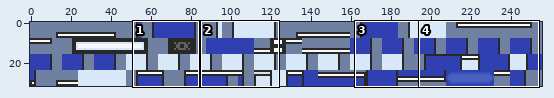
File history of a sprite sheet, Graphics/MenuTiles.png. Above: a wide view before the commit, with the close-up outlined.
Close-up. First the earlier version:
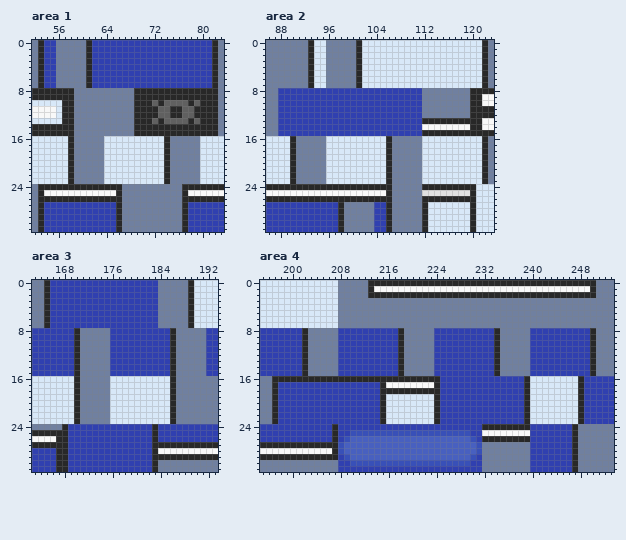
The file is 256x32 pixels. Shown: area 1: x 52..83, y 0..31; area 2: x 86..123, y 0..31; area 3: x 163..193, y 0..31; area 4: x 195..253, y 0..31. The commit also changed other parts of the picture, which this record leaves out.
The same view after the edit:
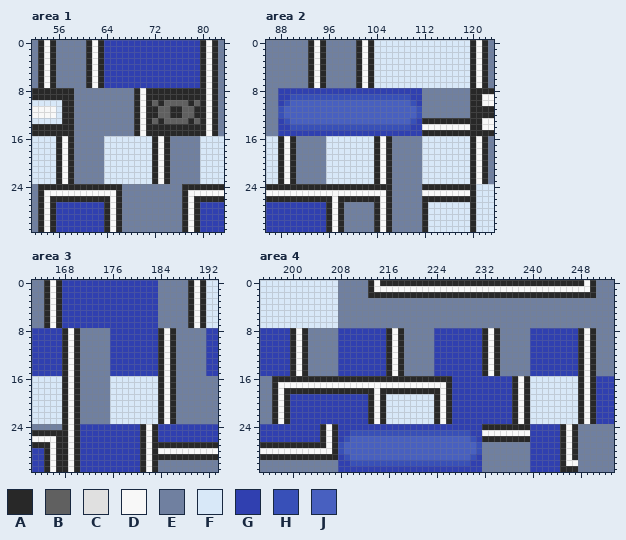
Palette (. is transparent): A #282828  B #606060  C #e0e0e0  D #f8f8f8  E #7080a0  F #d8e8f8  G #3040b0  H #3850b8  J #4860c0
Difference:
Changed rows in their new state; - is an unchanged pixel.
Area 1:
first column x 54:
 0 DA------DA----------------AD
 1 DA------DA----------------AD
 2 DA------DA----------------AD
 3 DA------DA----------------AD
 4 DA------DA----------------AD
 5 DA------DA----------------AD
 6 DA------DA----------------AD
 7 DA------DA----------------AD
 8 ----------------D----------D
 9 ----------------D----------D
10 ----------------D----------D
11 ----------------D----------D
12 ----------------D----------D
13 ----------------D----------D
14 ----------------D----------D
15 ----------------D----------D
16 --AD--------------AD--------
17 --AD--------------AD--------
18 --AD--------------AD--------
19 --AD--------------AD--------
20 --AD--------------AD--------
21 --AD--------------AD--------
22 --AD--------------AD--------
23 --AD--------------AD--------
26 D----------D------------D---
27 DA--------AD------------DA--
28 DA--------AD------------DA--
29 DA--------AD------------DA--
30 DA--------AD------------DA--
31 DA--------AD------------DA--
Area 2:
first column x 88:
 0 ------DA------DA----------------AD
 1 ------DA------DA----------------AD
 2 ------DA------DA----------------AD
 3 ------DA------DA----------------AD
 4 ------DA------DA----------------AD
 5 ------DA------DA----------------AD
 6 ------DA------DA----------------AD
 7 ------DA------DA----------------AD
 9 --HHHHHHHHHHHHHHHHHHHH------------
10 -HJJJJJJJJJJJJJJJJJJJJH-----------
11 HJJJJJJJJJJJJJJJJJJJJJJH----------
12 HJJJJJJJJJJJJJJJJJJJJJJH----------
13 -HJJJJJJJJJJJJJJJJJJJJH-----------
14 --HHHHHHHHHHHHHHHHHHHH------------
16 AD--------------AD--------------AD
17 AD--------------AD--------------AD
18 AD--------------AD--------------AD
19 AD--------------AD--------------AD
20 AD--------------AD--------------AD
21 AD--------------AD--------------AD
22 AD--------------AD--------------AD
23 AD--------------AD--------------AD
25 ------------------------DDDDDDDD--
26 ---------D-------D----------------
27 --------AD------AD----------------
28 --------AD------AD----------------
29 --------AD------AD----------------
30 --------AD------AD----------------
31 --------AD------AD----------------
Area 3:
first column x 165:
 0 -DA----------------------DA
 1 -DA----------------------DA
 2 -DA----------------------DA
 3 -DA----------------------DA
 4 -DA----------------------DA
 5 -DA----------------------DA
 6 -DA----------------------DA
 7 -DA----------------------DA
 8 ---AD--------------AD------
 9 ---AD--------------AD------
10 ---AD--------------AD------
11 ---AD--------------AD------
12 ---AD--------------AD------
13 ---AD--------------AD------
14 ---AD--------------AD------
15 ---AD--------------AD------
16 ---AD--------------AD------
17 ---AD--------------AD------
18 ---AD--------------AD------
19 ---AD--------------AD------
20 ---AD--------------AD------
21 ---AD--------------AD------
22 ---AD--------------AD------
23 ---AD--------------AD------
24 ----DA----------AD---------
25 ----DA----------AD---------
26 ----DA----------AD---------
27 -D--DA----------AD---------
28 AD--DA----------AD---------
29 AD--DA----------AD---------
30 AD--DA----------AD---------
31 AD--DA----------AD---------
Area 4:
first column x 214:
 0 D----------------------------------D
first column x 198:
 8 --AD--------------AD--------------AD--------------AD-
 9 --AD--------------AD--------------AD--------------AD-
10 --AD--------------AD--------------AD--------------AD-
11 --AD--------------AD--------------AD--------------AD-
12 --AD--------------AD--------------AD--------------AD-
13 --AD--------------AD--------------AD--------------AD-
14 --AD--------------AD--------------AD--------------AD-
15 --AD--------------AD--------------AD--------------AD-
16 ---------------------------AA----------AD----------DA
17 DDDDDDDDDDDDDDDDDD--------DDA----------AD----------DA
18 DAAAAAAAAAAAAAAAD----------DA----------AD----------DA
19 DA-------------AD----------DA----------AD----------DA
20 DA-------------AD----------DA----------AD----------DA
21 DA-------------AD----------DA----------AD----------DA
22 DA-------------AD----------DA----------AD----------DA
23 DA-------------AD----------DA----------AD----------DA
24 -------AD--------------------------------------AD----
25 -------AD--------------------------------------AD----
26 -------AD--------------------------------------AD----
27 --------D--------------------------------------AD----
28 -----------------------------------------------AD----
29 -----------------------------------------------AD----
30 -----------------------------------------------ADD---
31 -----------------------------------------------AA----
